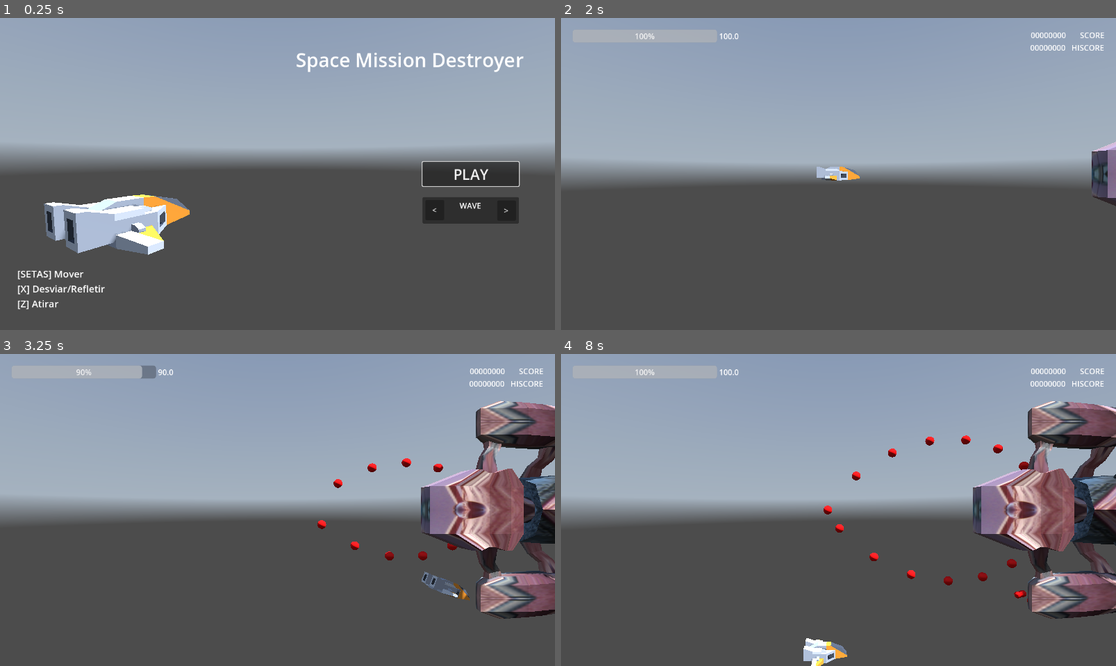
Above: before the commit, frames 1-4 (two rows, left to right).
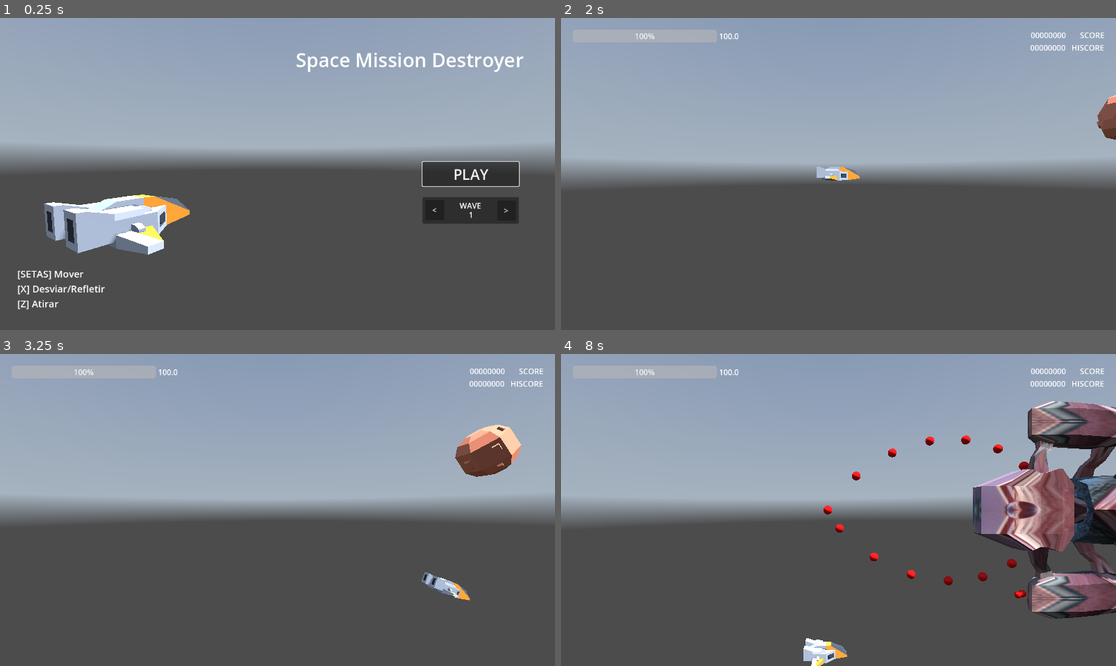
Above: after the commit, the same moments.

Repository: thomz2/smd-space-shooter
Game: Godot game, scene res://scenes/screens/main_menu.tscn
The game is run twice, just before and just after one commit, with the same random seed, the same clock (stepped at 60 frames per second) and the same inputs. A sky picture missing from this copy of the repository is replaced by a grey-blue gradient.
Inputs (mouse positions are in pixels of both pictures, inside the frame that each line leads up to):
- Up to frame 1 (0.25 s): no input
- Up to frame 2 (2 s): click "<" at 0.5 s; click "PLAY" at 1.25 s
- Up to frame 3 (3.25 s): tap Enter at 2 s; move the mouse to (399, 494) at 2.02 s; hold Right (ui_right) 2.03-2.78 s; tap X (dodge) at 2.1 s; move the mouse to (166, 525) at 2.77 s; hold Down (ui_down) from 2.78 s (still down); tap Z (shoot) at 2.85 s
- Up to frame 4 (8 s): move the mouse to (894, 441) at 3.52 s; release Down (ui_down) at 3.53 s; hold Right (ui_right) 3.53-4.28 s; tap R at 3.6, 5.85 s; move the mouse to (810, 572) at 4.27 s; hold Up (ui_up) 4.28-5.03 s; tap X (dodge) at 4.35, 6.6 s; move the mouse to (1005, 556) at 5.02 s; hold Z (shoot) 5.03-5.78 s; hold Left (ui_left) 5.03-6.53 s; move the mouse to (672, 463) at 5.77 s; move the mouse to (866, 510) at 6.52 s; hold Down (ui_down) 6.53-7.28 s; move the mouse to (755, 432) at 7.27 s; hold Right (ui_right) from 7.28 s (still down); tap Z (shoot) at 7.35 s

The runs differ from the first frame. In frame 1, less than 0.1% of the frame differs, in the area x 84-85%, y 62-65%; in frame 2, 1.0%; in frame 3, 11%, in the area x 13-100%, y 3-85%; in frame 4, less than 0.1%.

Commit message:
wave selection fix

Diff:
--- a/scenes/screens/wave_selection.gd
+++ b/scenes/screens/wave_selection.gd
@@ -4,16 +4,18 @@
 @onready var button_decrease: Button = $LeftButton
 
 func _ready() -> void:
-	GameManager.wave = 0
+	GameManager.wave = 1
 	button_increase.pressed.connect(_on_button_increase_pressed)
 	button_decrease.pressed.connect(_on_button_decrease_pressed)
+	update_state()
+
 
 func _on_button_increase_pressed() -> void:
 	GameManager.wave += 1
 	update_state()
 
 func _on_button_decrease_pressed() -> void:
-	if (GameManager.wave > 0):
+	if (GameManager.wave > 1):
 		GameManager.wave -= 1
 	update_state()
 
